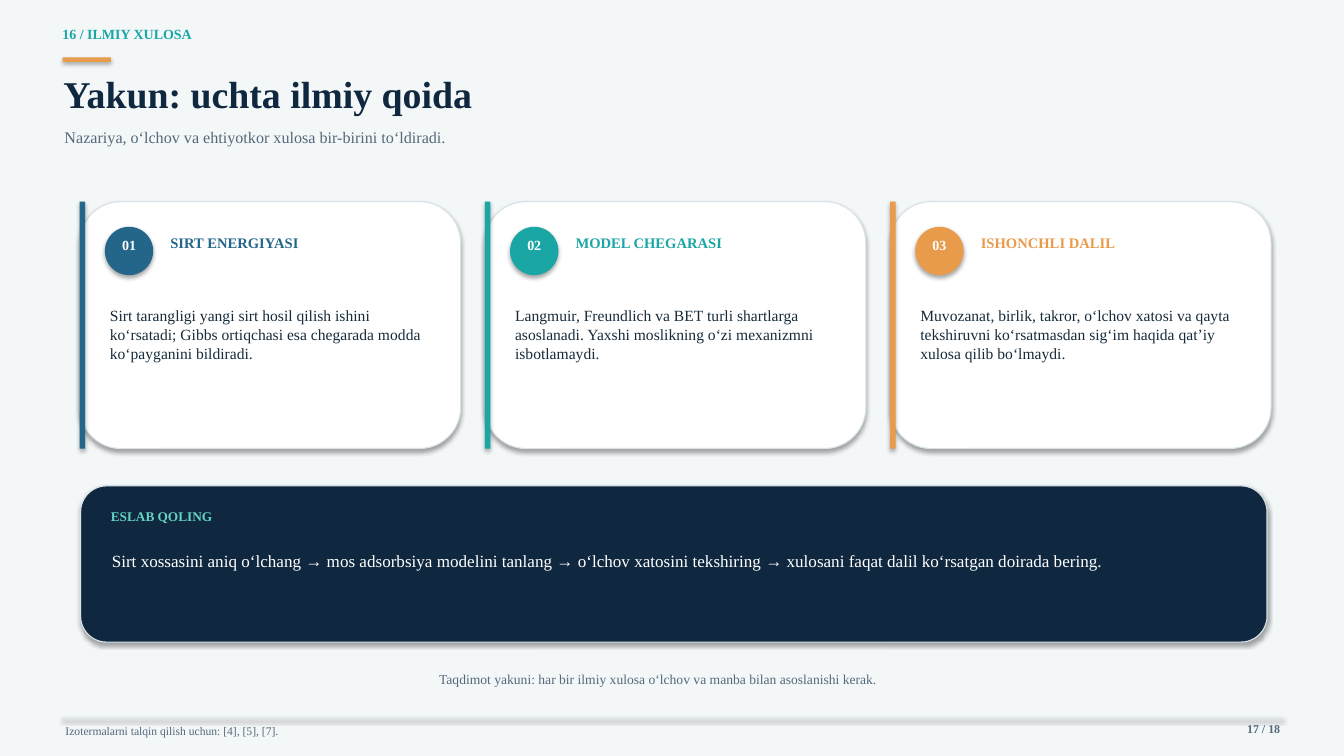
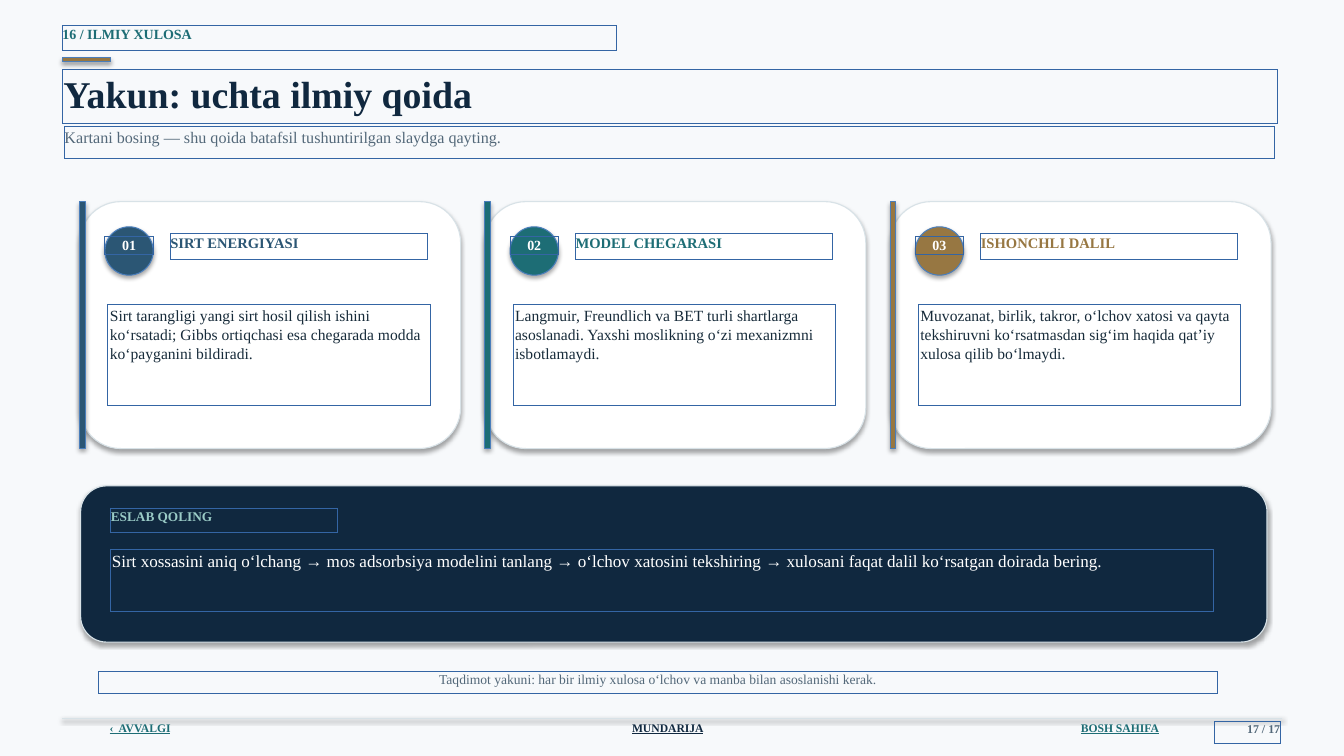
Before and after one commit to jabborovd18-collab/taqdimot-fayllari, a slide deck: slide 17 of sirt_hodisalari_adsorbsiya_ilmi.pptx. Drawn at 1344x756 pixels with LibreOffice and Linux fonts; fonts in the diff are those of the drawing; background and template pictures are left out. Boxes give left, top, right and bottom in pixels: in the first picture for what was removed or moved away, otherwise in the second. Text is boxed around its words. In the diff, an @@ line names an element or a change of style, - is before the commit and + after.

```diff
--- a/sirt_hodisalari_adsorbsiya_ilmi.pptx
+++ b/sirt_hodisalari_adsorbsiya_ilmi.pptx
@@ background #F4F7F8 to picture (left out) @@
@@ text "16 / ILMIY XULOSA" at [62, 28, 192, 43]: text colour #1BA6A6 to #1D6D75 @@
@@ text at [64, 130, 501, 147]: text changed @@
-Nazariya, o‘lchov va ehtiyotkor xulosa bir-birini to‘ldiradi.
+Kartani bosing — shu qoida batafsil tushuntirilgan slaydga qayting.
@@ rectangle at [80, 202, 86, 449]: fill #24658A to #2B5674 @@
@@ rectangle at [485, 202, 491, 449]: fill #1BA6A6 to #1D6D75 @@
@@ ellipse at [105, 227, 153, 275]: fill #24658A to #2B5674 @@
@@ text "SIRT ENERGIYASI" at [170, 236, 298, 251]: text colour #24658A to #2B5674 @@
@@ ellipse at [510, 227, 559, 275]: fill #1BA6A6 to #1D6D75 @@
@@ text "MODEL CHEGARASI" at [576, 238, 722, 248]: text colour #1BA6A6 to #1D6D75 @@
@@ fill #E79B4B to #977742 in 3 elements at [63, 57, 111, 62], [890, 202, 896, 449], [915, 227, 964, 275] @@
@@ text "ISHONCHLI DALIL" at [981, 238, 1115, 248]: text colour #E79B4B to #977742 @@
@@ text "ESLAB QOLING" at [111, 512, 213, 523]: text colour #65D2C2 to #9ACBC6 @@
@@ text removed at [65, 727, 278, 738] @@
-Izotermalarni talqin qilish uchun: [4], [5], [7].
@@ text added at [119, 724, 171, 734], 8.3 pt, text #1D6D75, bold, underline @@
+‹ AVVALGI
@@ text added at [632, 724, 704, 734], 8.3 pt, text #10283F, bold, underline @@
+MUNDARIJA
@@ text added at [1081, 724, 1159, 734], 8.3 pt, text #1D6D75, bold, underline @@
+BOSH SAHIFA
@@ text at [1247, 725, 1280, 733]: text changed @@
-17 / 18
+17 / 17
```
Also in this commit, not shown: 16 other slides changed, 1 slide removed.
